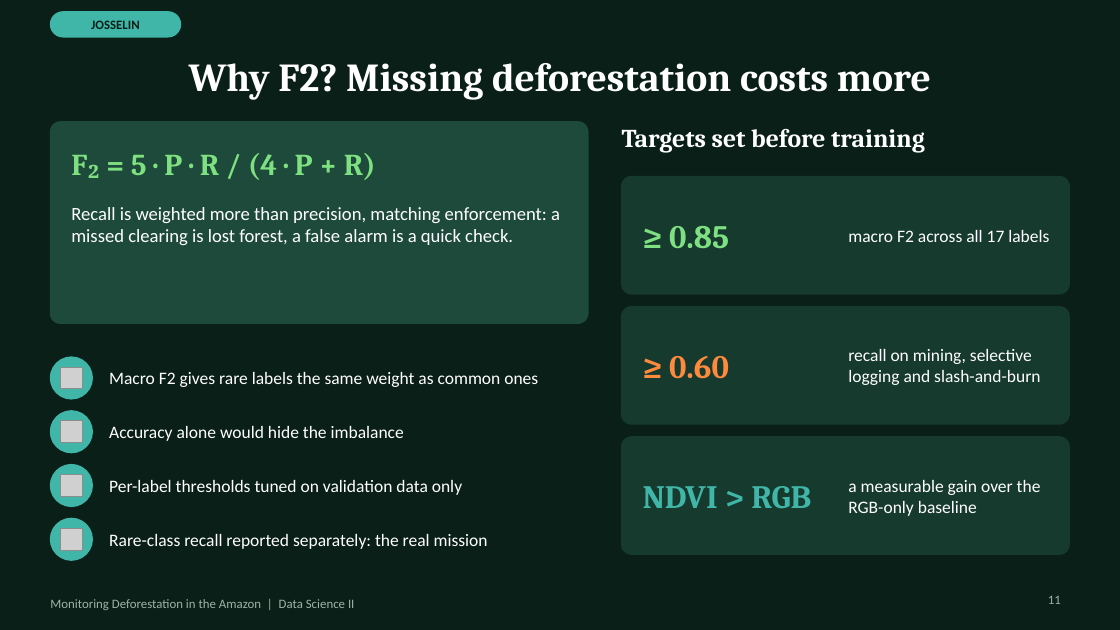
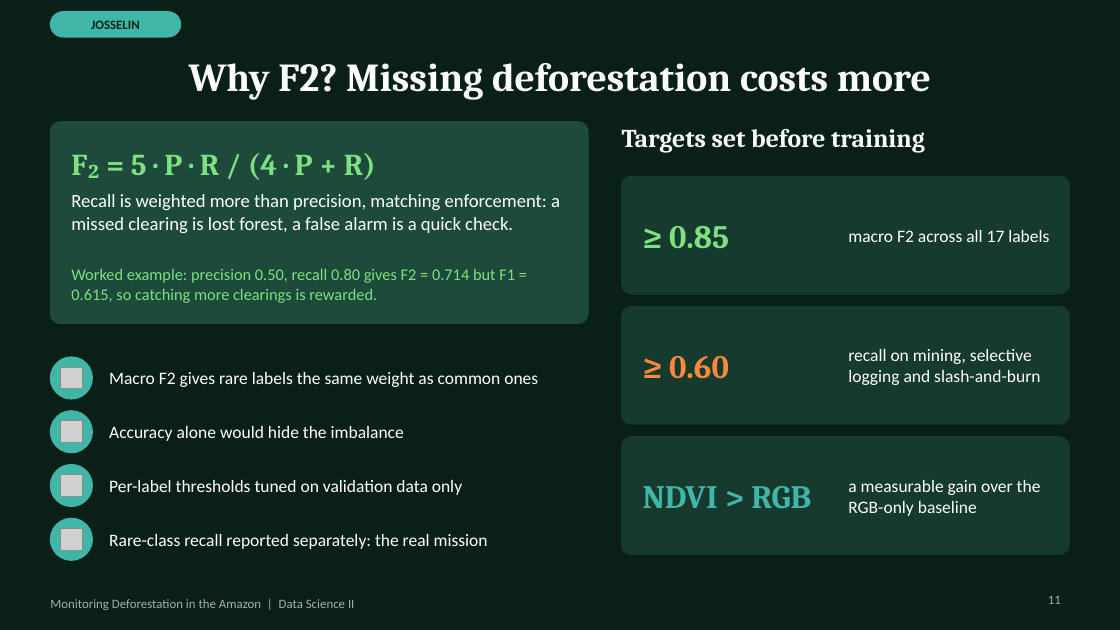
Before and after one commit to MehrabAzan/Amazon-Deforestation, a slide deck: slide 11 of Amazon_Deforestation_DeepLearning.pptx. Drawn at 1120x630 pixels with LibreOffice and Linux fonts; fonts in the diff are those of the drawing; grey boxes stand for pictures. Boxes give left, top, right and bottom in pixels: in the first picture for what was removed or moved away, otherwise in the second. Text is boxed around its words. In the diff, an @@ line names an element or a change of style, - is before the commit and + after.

```diff
--- a/Amazon_Deforestation_DeepLearning.pptx
+++ b/Amazon_Deforestation_DeepLearning.pptx
@@ text "Recall is weighted more than ...": place and size @@
-text "Recall is weighted more than ..." at bbox=[71, 207, 560, 245]
+text "Recall is weighted more than ..." at bbox=[71, 194, 560, 233]
@@ text added at bbox=[71, 268, 515, 303], 14 pt, text #7EE081 @@
+Worked example: precision 0.50, recall 0.80 gives F2 = 0.714 but F1 = 0.615, so catching more clearings is rewarded.
```
Also in this commit, not shown: 12 other slides changed, 4 slides added.
